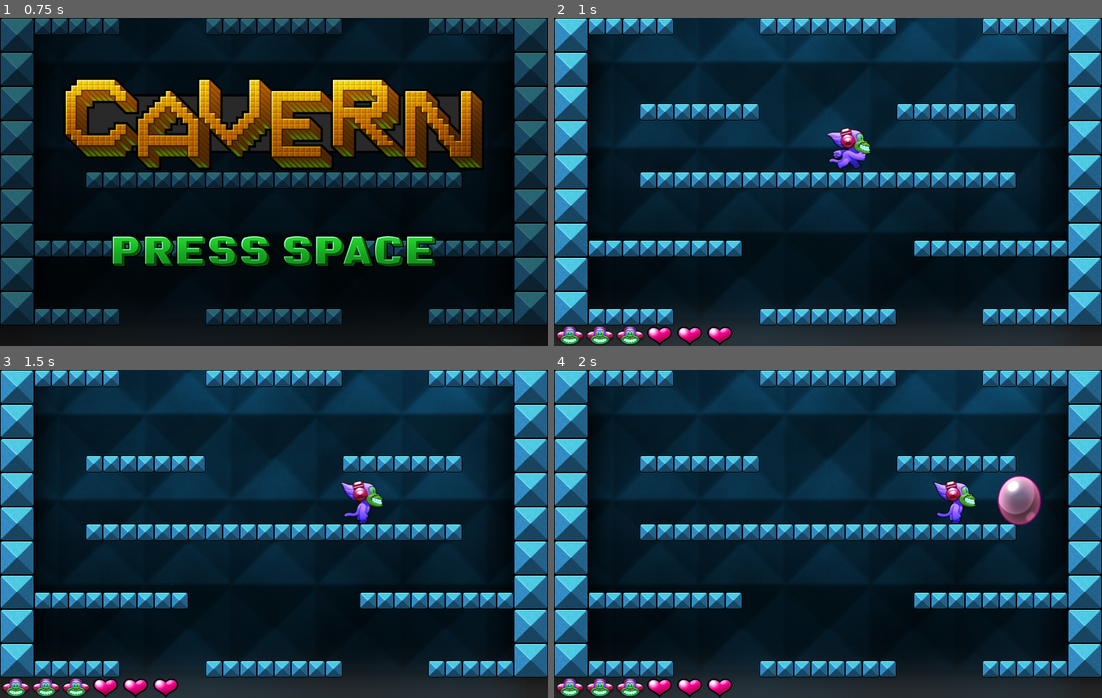
Above: before the commit, frames 1-4 (two rows, left to right).
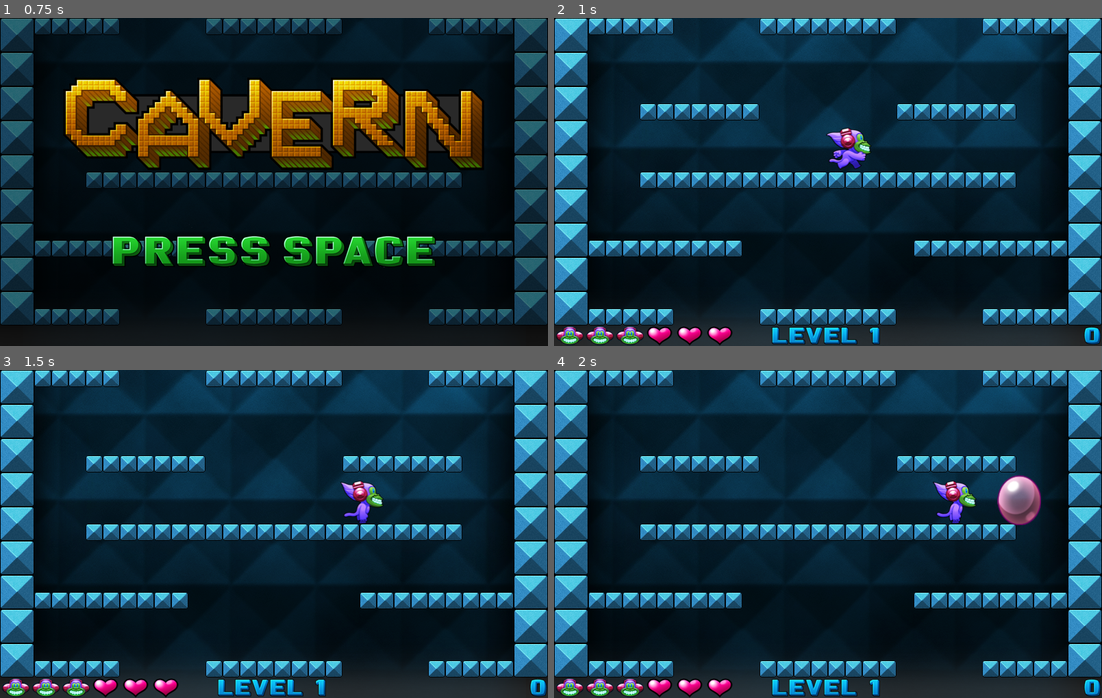
Above: after the commit, the same moments.

Repository: bobobobo/godot-cavern
Game: Godot game, scene res://Game.tscn
The game is run twice, just before and just after one commit, with the same random seed, the same clock (stepped at 60 frames per second) and the same inputs.
Inputs:
- Up to frame 1 (0.75 s): hold Right (ui_right) from 0.53 s (still down)
- Up to frame 2 (1 s): keep holding Right (ui_right); tap Space (ui_select) at 0.77 s
- Up to frame 3 (1.5 s): keep holding Right (ui_right)
- Up to frame 4 (2 s): keep holding Right (ui_right); tap Space (ui_select) at 1.52 s

Frame 1 is identical in both runs. In frame 2, 0.8% of the frame differs, in the area x 39-100%, y 94-100%; in frame 3, 0.8%; in frame 4, 0.8%.

Commit message:
Update HUD to include level and score

Diff:
--- a/Game.gd
+++ b/Game.gd
@@ -8,13 +8,14 @@
 
 var player_lives = 3
 var player_health = 3
-
+var player_score = 0
 var player
 
 func _ready():
-    $Level.level_no = level
     $HUD.lives = player_lives
     $HUD.health = player_health
+    $HUD.score = player_score
+    change_level(0)
 
 func _on_Player_blow(position):
     if player == null:
@@ -29,11 +30,13 @@
     bubble.add_to_group("bubbles")
     add_child(bubble)
 
-
+func change_level(new_level):
+    self.level = new_level
+    $Level.level_no = new_level
+    $HUD.level = new_level
 
 func _on_level_cleared():
-    level += 1
-    $Level.level_no = level
+    change_level(level + 1)
     player.restart()
 
 
@@ -68,7 +71,7 @@
     $HUD.health = player_health
 
 func _on_GameOver_restart():
-    $Level.level_no = 0
+    change_level(0)
     player.queue_free()
     $MainMenu.show()
 
@@ -81,6 +84,6 @@
     player.connect("hurt", self, "_on_Player_hurt")
     add_child(player)
     move_child(player, 0)
-    $Level.level_no = 0
+    change_level(0)
     $HUD.visible = true
     player.restart()
--- a/Game.tscn
+++ b/Game.tscn
@@ -87,6 +87,29 @@
 script = ExtResource( 25 )
 
 [node name="LivesAndHealth" type="Node2D" parent="HUD"]
+
+[node name="LevelLabel" type="Label" parent="HUD"]
+margin_left = 380.0
+margin_top = 1.0
+margin_right = 420.0
+margin_bottom = 30.0
+grow_horizontal = 2
+__meta__ = {
+"_edit_use_anchors_": false
+}
+
+[node name="ScoreLabel" type="Label" parent="HUD"]
+margin_left = 800.0
+margin_top = 1.0
+margin_right = 800.0
+margin_bottom = 30.0
+grow_horizontal = 0
+__meta__ = {
+"_edit_use_anchors_": false
+}
+
+[node name="LivesAndHealthLabel" type="Label" parent="HUD"]
+margin_bottom = 30.0
 
 [node name="GameOver" type="Sprite" parent="."]
 pause_mode = 2
--- a/HUD.gd
+++ b/HUD.gd
@@ -3,41 +3,60 @@
 var health_texture = preload("res://images/health.png")
 var life_texture = preload("res://images/life.png")
 
-const ICON_WIDTH = 44
 
 var lives=3 setget set_lives
 var health=3 setget set_health
+var level=1 setget set_level
+var score=0 setget set_score
+
 
 # Called when the node enters the scene tree for the first time.
 func _ready():
-    redraw_lives_and_health()
+    var font = BitmapFont.new()
+    var all_chars = " 01234567890ABCDEFGHIJKLMNOPQRSTUVWXYZ"
+    var textureIdx = 0
+    for c in all_chars:
+        var texture = load("res://images/font0" + str(ord(c)) + ".png")
+        font.add_texture(texture)
+        font.add_char(ord(c), textureIdx, Rect2(0, 0, texture.get_width(), texture.get_height()))
+        textureIdx += 1
+    $LevelLabel.add_font_override("font", font)
+    $ScoreLabel.add_font_override("font", font)
 
 
-func redraw_lives_and_health():
-    for child in $LivesAndHealth.get_children():
-        child.queue_free()
-    var x = ICON_WIDTH / 2
-    for _i in range(lives):
-        var icon = Sprite.new()
-        icon.texture = life_texture
-        icon.position.x = x
-        icon.position.y = 15
-        $LivesAndHealth.add_child(icon)
-        x += ICON_WIDTH
+    var icon_font = BitmapFont.new()
+    icon_font.add_texture(life_texture)
+    icon_font.add_char(ord("L"), 0, Rect2(0, 0, 44, 30))
+    icon_font.add_texture(health_texture)
+    icon_font.add_char(ord("H"), 1, Rect2(0, 0, 44, 30))
+    $LivesAndHealthLabel.add_font_override("font", icon_font)
 
-    for _i in range(health):
-        var icon = Sprite.new()
-        icon.texture = health_texture
-        icon.position.x = x
-        icon.position.y = 15
-        $LivesAndHealth.add_child(icon)
-        x += ICON_WIDTH
+    update_life_and_health_label()
+
+
+func update_life_and_health_label():
+    var text = ""
+    for _i in lives:
+        text = text + "L"
+    for _i in health:
+        text = text + "H"
+
+    $LivesAndHealthLabel.text = text
+
 
 
 func set_lives(new_lives):
     lives = new_lives
-    redraw_lives_and_health()
+    update_life_and_health_label()
 
 func set_health(new_health):
     health = new_health
-    redraw_lives_and_health()
+    update_life_and_health_label()
+
+func set_level(new_level):
+    level = new_level
+    $LevelLabel.text = "LEVEL " + str(level + 1)
+
+func set_score(new_score):
+    score = new_score
+    $ScoreLabel.text = str(score)
Not shown: 6 places in Game.tscn that only renumber resources
Binary file changed: images/font032.png
